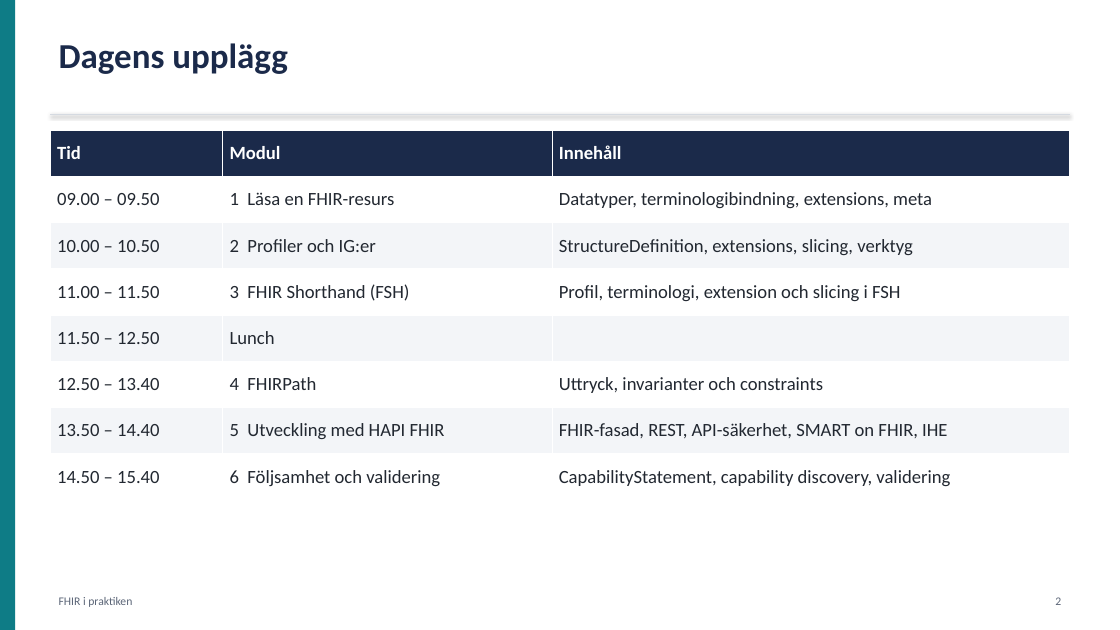
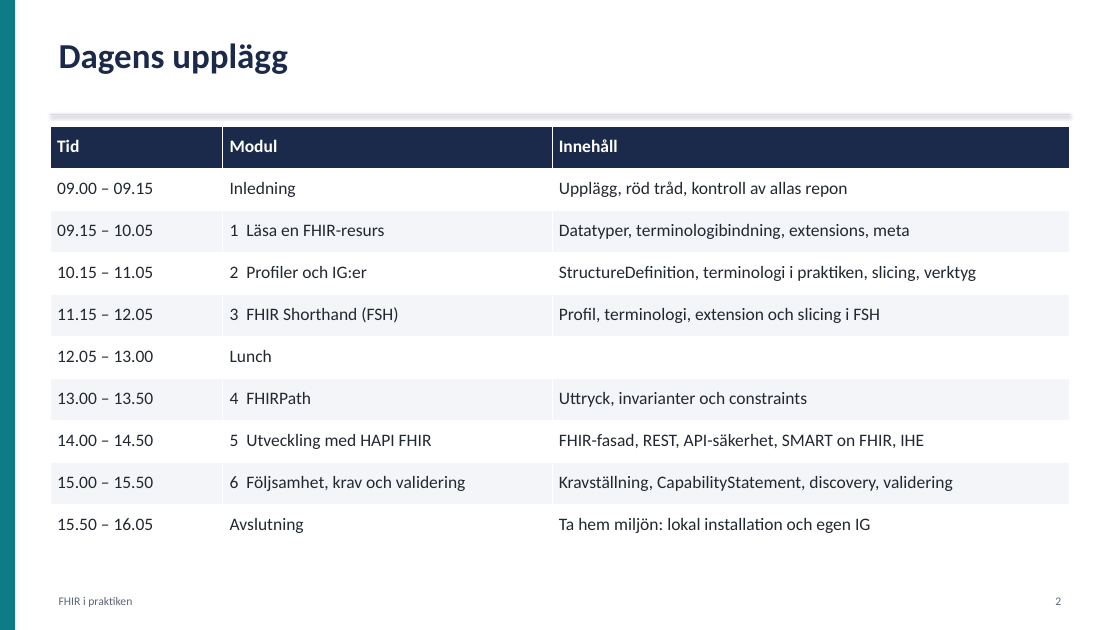
Before and after one commit to oskthu2/fhireducation, a slide deck: slide 2 of presentation/FHIR-utbildning.pptx. Drawn at 1120x630 pixels with LibreOffice and Linux fonts; fonts in the diff are those of the drawing. Boxes give left, top, right and bottom in pixels: in the first picture for what was removed or moved away, otherwise in the second. Text is boxed around its words. In the diff, an @@ line names an element or a change of style, - is before the commit and + after.

```diff
--- a/presentation/FHIR-utbildning.pptx
+++ b/presentation/FHIR-utbildning.pptx
@@ table at [50, 126, 1070, 546] @@
-row 2: 09.00 – 09.50 | 1 Läsa en FHIR-resurs | Datatyper, terminologibindning, extensions, meta
-row 3: 10.00 – 10.50 | 2 Profiler och IG:er | StructureDefinition, extensions, slicing, verktyg
-row 4: 11.00 – 11.50 | 3 FHIR Shorthand (FSH) | Profil, terminologi, extension och slicing i FSH
-row 5: 11.50 – 12.50 | Lunch | 
-row 6: 12.50 – 13.40 | 4 FHIRPath | Uttryck, invarianter och constraints
-row 7: 13.50 – 14.40 | 5 Utveckling med HAPI FHIR | FHIR-fasad, REST, API-säkerhet, SMART on FHIR, IHE
-row 8: 14.50 – 15.40 | 6 Följsamhet och validering | CapabilityStatement, capability discovery, validering
+row 2: 09.00 – 09.15 | Inledning | Upplägg, röd tråd, kontroll av allas repon
+row 3: 09.15 – 10.05 | 1 Läsa en FHIR-resurs | Datatyper, terminologibindning, extensions, meta
+row 4: 10.15 – 11.05 | 2 Profiler och IG:er | StructureDefinition, terminologi i praktiken, slicing, verktyg
+row 5: 11.15 – 12.05 | 3 FHIR Shorthand (FSH) | Profil, terminologi, extension och slicing i FSH
+row 6: 12.05 – 13.00 | Lunch | 
+row 7: 13.00 – 13.50 | 4 FHIRPath | Uttryck, invarianter och constraints
+row 8: 14.00 – 14.50 | 5 Utveckling med HAPI FHIR | FHIR-fasad, REST, API-säkerhet, SMART on FHIR, IHE
+row 9: 15.00 – 15.50 | 6 Följsamhet, krav och validering | Kravställning, CapabilityStatement, discovery, validering
+row 10: 15.50 – 16.05 | Avslutning | Ta hem miljön: lokal installation och egen IG
@@ table: place and size @@
-table at [50, 130, 1070, 500]
+table at [50, 126, 1070, 546]
```
Also in this commit, not shown: 49 other slides changed, 6 slides added, 12 other files.
